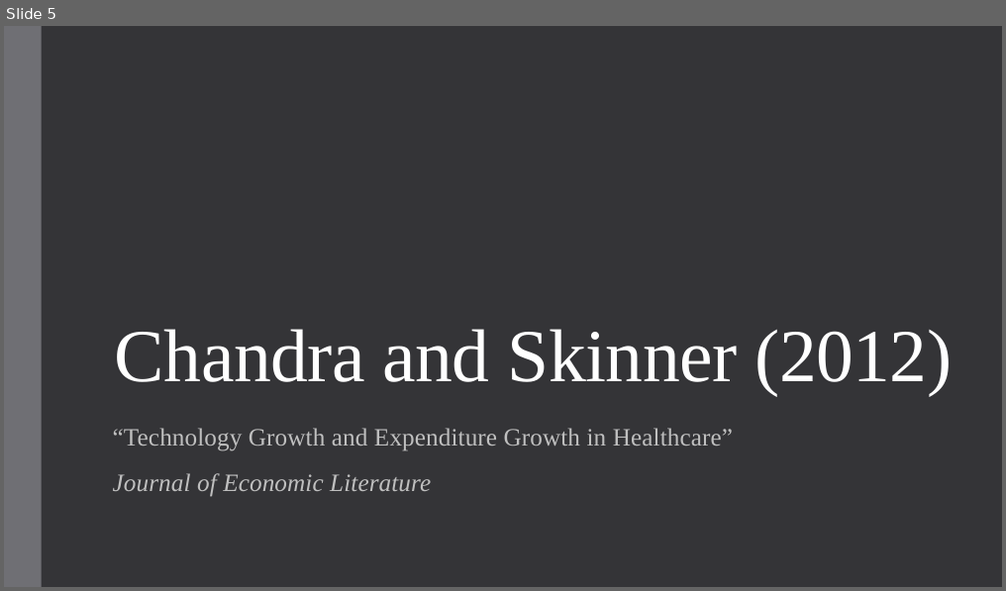
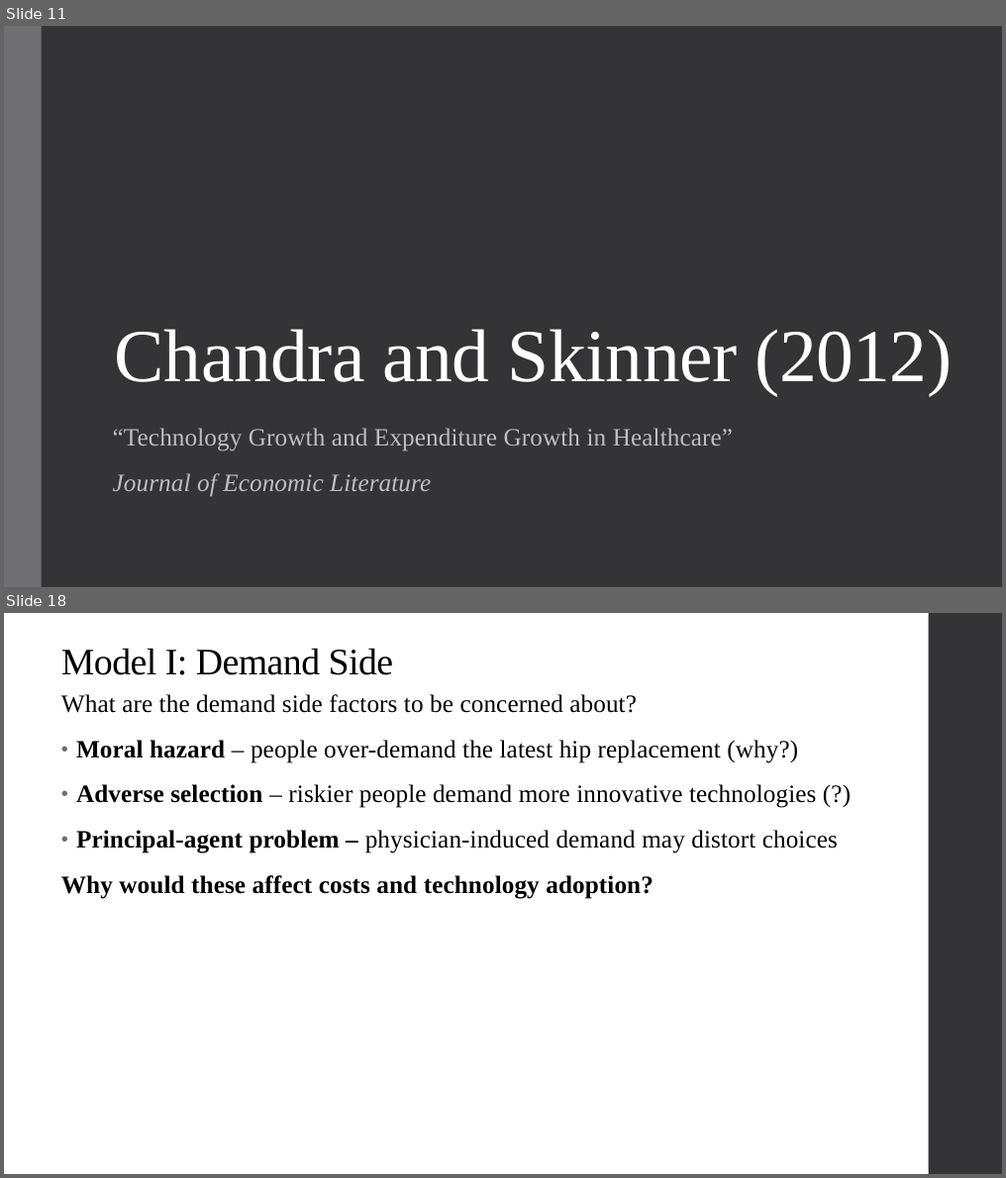
Before and after one commit to alex-hoagland/HAD6750H, a slide deck: Lecture11_Innovation/L11Slides_Innovation_2023W.pptx. Shown one above the other, each under a label of ours: slide 5 before the commit, slides 11 and 18 after it; the slides between them are not shown. The pictures are 1006x591 and 1006x1178 pixels, drawn with LibreOffice and Linux fonts; fonts in the diff are those of the drawing. Boxes give left, top, right and bottom in pixels: in the first picture for what was removed or moved away, otherwise in the second. Text is boxed around its words. In the diff, an @@ line names an element or a change of style, - is before the commit and + after.

```diff
--- a/Lecture11_Innovation/L11Slides_Innovation_2023W.pptx
+++ b/Lecture11_Innovation/L11Slides_Innovation_2023W.pptx
@@ slide 18 added at (4, 613, 1002, 1174), background #FFFFFF @@
@@ rectangle added at (929, 613, 1002, 1174), fill #353537 @@
@@ text added at (61, 648, 394, 675), 36 pt, text #000000 @@
+Model I: Demand Side
@@ text added at (61, 694, 838, 899), 24 pt, text #000000 @@
+What are the demand side factors to be concerned about?
+• Moral hazard – people over-demand the latest hip replacement (why?)
+• Adverse selection – riskier people demand more innovative technologies (?)
+• Principal-agent problem – physician-induced demand may distort choices
+Why would these affect costs and technology adoption?
@@ what was slide 5 is now slide 11 @@
```
Also in this commit, not shown: 1 slide changed, 44 other slides added, 5 slides removed.
